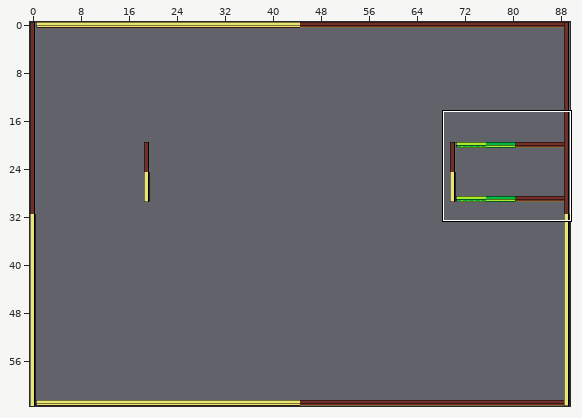
Level history. Tiled map: assets/art/Levels/level1.tmx. The first picture is a wide view before the edit; the outline marks the close-up.
Close-up. Before the edit:
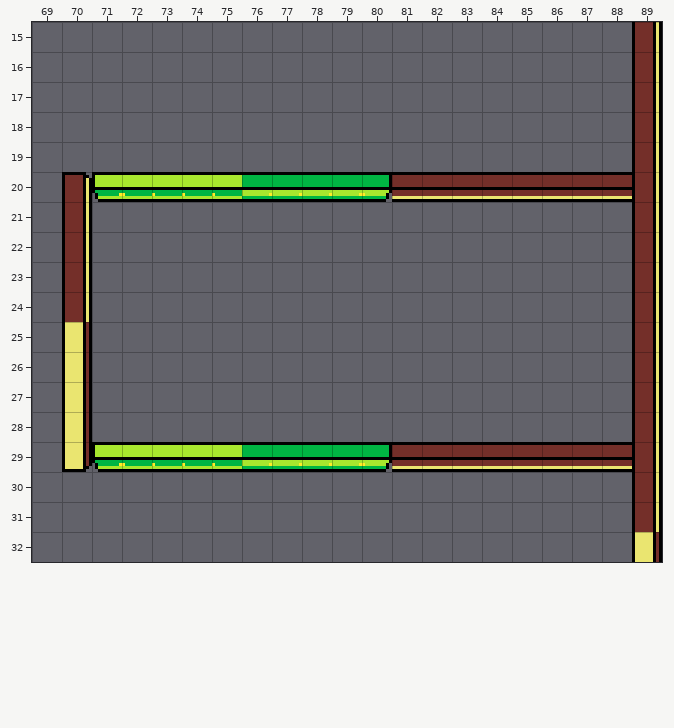
Cells are 10x10 px. Shown: x 69..89, y 15..32. The commit also changed other parts of the map, which this record leaves out.
After:
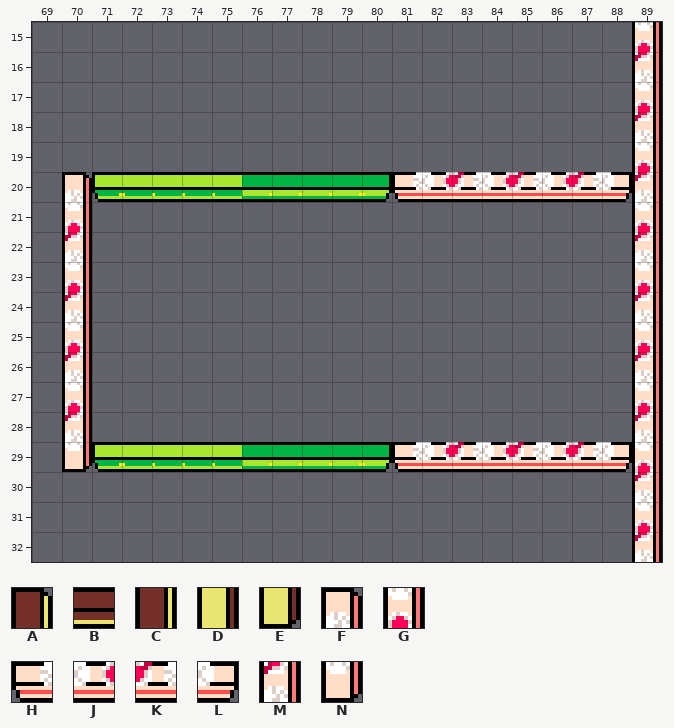
Key: from "TileSet": A 0, B 3, C 10, D 20, E 30, F 40, G 50, H 51, J 52, K 53, L 54, M 60, N 70.
_ is an empty cell.
Difference:
Layer "Walls":
The author changed tile A to tile F in row 20 at x 70.
The author changed tile C to tile G in row 15 at x 89; in row 17 at x 89; in row 19 at x 89; in row 21 at x 70 and 89; in row 23 at x 70 and 89; in row 25 at x 89.
The author changed tile C to tile G in row 27 at x 89; in row 29 at x 89; in row 31 at x 89.
The author changed tile D to tile G in row 25 at x 70; in row 27 at x 70.
The author changed tile B to tile H in row 20 at x 81; in row 29 at x 81.
The author changed tile B to tile J in row 20 at x 82, 84 and 86; in row 29 at x 82, 84 and 86.
The author changed tile B to tile K in row 20 at x 83, 85 and 87; in row 29 at x 83, 85 and 87.
The author changed tile B to tile L in row 20 at x 88; in row 29 at x 88.
The author changed tile C to tile M in row 16 at x 89; in row 18 at x 89; in row 20 at x 89; in row 22 at x 70 and 89; in row 24 at x 70 and 89; in row 26 at x 89.
The author changed tile C to tile M in row 28 at x 89; in row 30 at x 89.
The author changed tile D to tile M in row 26 at x 70; in row 28 at x 70; in row 32 at x 89.
The author changed tile E to tile N in row 29 at x 70.
